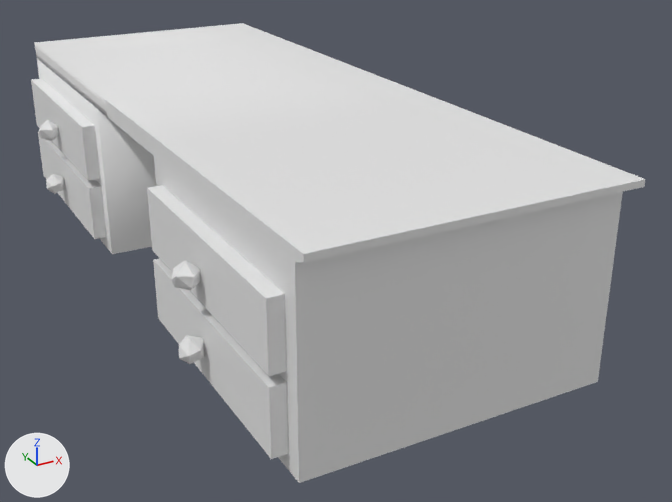
The FBX model Call-From-Space/Assets/Models/Tutorial/Props/FlatTable.fbx: old version first, new version second.
One viewpoint serves both versions: a camera (50 mm lens) standing at (-2.69, -19.73, 1.9) and looking at (0.37, -14.17, -0.89). Every picture has the same lights, and +X, +Y and +Z are marked at lower left. The older version comes first. Where no turn or scale is listed for an object, it has been applied to the vertices.

Before the edit, the objects in view are built like this:
```python
me_icosphere_003 = bpy.data.meshes.new('Icosphere.003')
me_icosphere_003.from_pydata(...)  # 52 vertices, 46 faces; spans x 0.07..2.23, y -1.1..4.29, z -0.78..0.51
me_icosphere_004 = bpy.data.meshes.new('Icosphere.004')
me_icosphere_004.from_pydata(...)  # 12 vertices, 20 faces; spans x -0.082..0.083, y -0.084..0.086, z -0.086..0.087
me_icosphere_005 = bpy.data.meshes.new('Icosphere.005')
me_icosphere_005.from_pydata(...)  # 12 vertices, 20 faces; spans x -0.087..0.085, y -0.084..0.078, z -0.088..0.093
me_icosphere_006 = bpy.data.meshes.new('Icosphere.006')
me_icosphere_006.from_pydata(...)  # 24 vertices, 18 faces; spans x 0.07..2.16, y -1.01..0.95, z -0.78..0.39
me_icosphere_007 = bpy.data.meshes.new('Icosphere.007')
me_icosphere_007.from_pydata(...)  # 12 vertices, 20 faces; spans x -0.087..0.085, y -0.084..0.078, z -0.088..0.093
me_icosphere_008 = bpy.data.meshes.new('Icosphere.008')
me_icosphere_008.from_pydata(...)  # 12 vertices, 20 faces; spans x -0.082..0.083, y -0.084..0.086, z -0.086..0.087
ob_icosphere_002 = bpy.data.objects.new('Icosphere.002', me_icosphere_004)
ob_icosphere_002.location = (-1.171, -15.269, -0.743)
ob_icosphere_003 = bpy.data.objects.new('Icosphere.003', me_icosphere_005)
ob_icosphere_003.location = (-1.171, -15.271, -0.285)
ob_icosphere_004 = bpy.data.objects.new('Icosphere.004', me_icosphere_007)
ob_icosphere_004.location = (-1.171, -12.061, -0.285)
ob_icosphere_005 = bpy.data.objects.new('Icosphere.005', me_icosphere_008)
ob_icosphere_005.location = (-1.171, -12.059, -0.743)
ob_table_001 = bpy.data.objects.new('Table.001', me_icosphere_003)
ob_table_001.location = (-1.163, -15.268, -0.277)
ob_table_002 = bpy.data.objects.new('Table.002', me_icosphere_006)
ob_table_002.location = (-1.163, -12.017, -0.277)
```
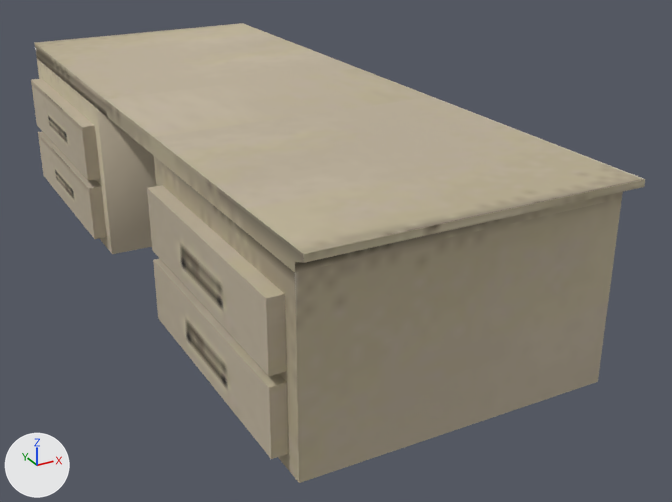
The newer file is also turned or shifted as a whole; pictures and numbers use the older file's frame.

What differs and where, as boxes (x1, y1, x2, y2) in the pictures (672 x 502 px):
'Table.001', recoloured, surface changed (white to beige): (35, 23, 645, 483) in both
'Table.002', recoloured (white to brown): (31, 59, 156, 254) in both
'Icosphere.003', deleted: before (171, 261, 200, 290)
'Icosphere.002', deleted: before (178, 335, 204, 364)
'Icosphere.004', deleted: before (38, 120, 59, 141)
'Icosphere.005', deleted: before (46, 174, 65, 194)

Edits to the bpy script that builds the scene:
```text
Add img_storage_cab_jpg:
    img_storage_cab_jpg = load_image('storage cab.jpg', '../Textures/storage cab.jpg', 125, 125, 'sRGB')
Add mat_material_139:
    mat_material_139 = principled_material('Material.139')
    mat_material_139.texture = img_storage_cab_jpg
    mat_material_139.roughness = 1.0
Add mat_material_138:
    mat_material_138 = principled_material('Material.138')
    mat_material_138.texture = img_storage_cab_jpg
    mat_material_138.roughness = 1.0
Change me_icosphere_003:
    where me_icosphere_003.from_pydata(...)  # 52 vertices, 46 faces; spans x 0.07..2.23, y -1.1..4.29, z -0.78..0.51
    used by ob_table_001; location = (-1.163, -15.268, -0.277)
    me_icosphere_003 part 1: texture (UV) coordinates of 36 of 46 faces, centred in x 0.07..2.23, y -1.1..4.29, z -0.47..0.51, changed; they spanned u 0.0..1.0, v 0.0..1.0 and now span u 0.0..0.7, v 0.51..0.92
    add me_icosphere_003.materials.append(mat_material_138)  # picture img_storage_cab_jpg
Change me_icosphere_006:
    where me_icosphere_006.from_pydata(...)  # 24 vertices, 18 faces; spans x 0.07..2.16, y -1.01..0.95, z -0.78..0.39
    add me_icosphere_006.materials.append(mat_material_139)  # picture img_storage_cab_jpg
Remove ob_icosphere_002:
    ob_icosphere_002 = bpy.data.objects.new('Icosphere.002', me_icosphere_004)
    ob_icosphere_002.location = (-1.171, -15.269, -0.743)
Remove ob_icosphere_005:
    ob_icosphere_005 = bpy.data.objects.new('Icosphere.005', me_icosphere_008)
    ob_icosphere_005.location = (-1.171, -12.059, -0.743)
Remove ob_icosphere_003:
    ob_icosphere_003 = bpy.data.objects.new('Icosphere.003', me_icosphere_005)
    ob_icosphere_003.location = (-1.171, -15.271, -0.285)
Remove ob_icosphere_004:
    ob_icosphere_004 = bpy.data.objects.new('Icosphere.004', me_icosphere_007)
    ob_icosphere_004.location = (-1.171, -12.061, -0.285)
```
